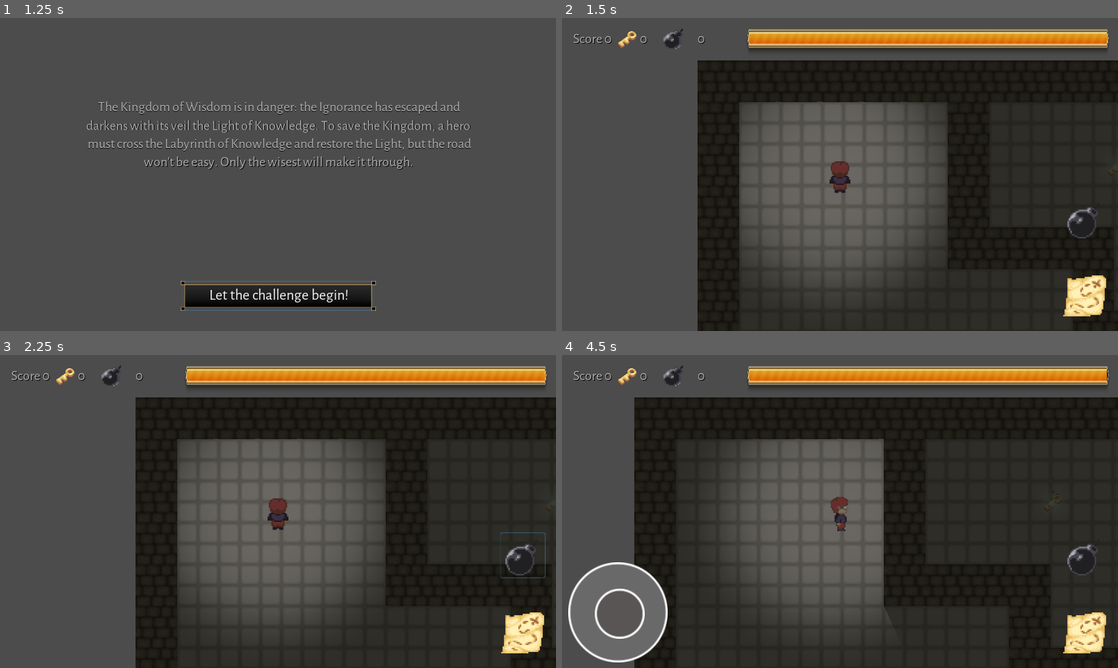
Above: before the commit, frames 1-4 (two rows, left to right).
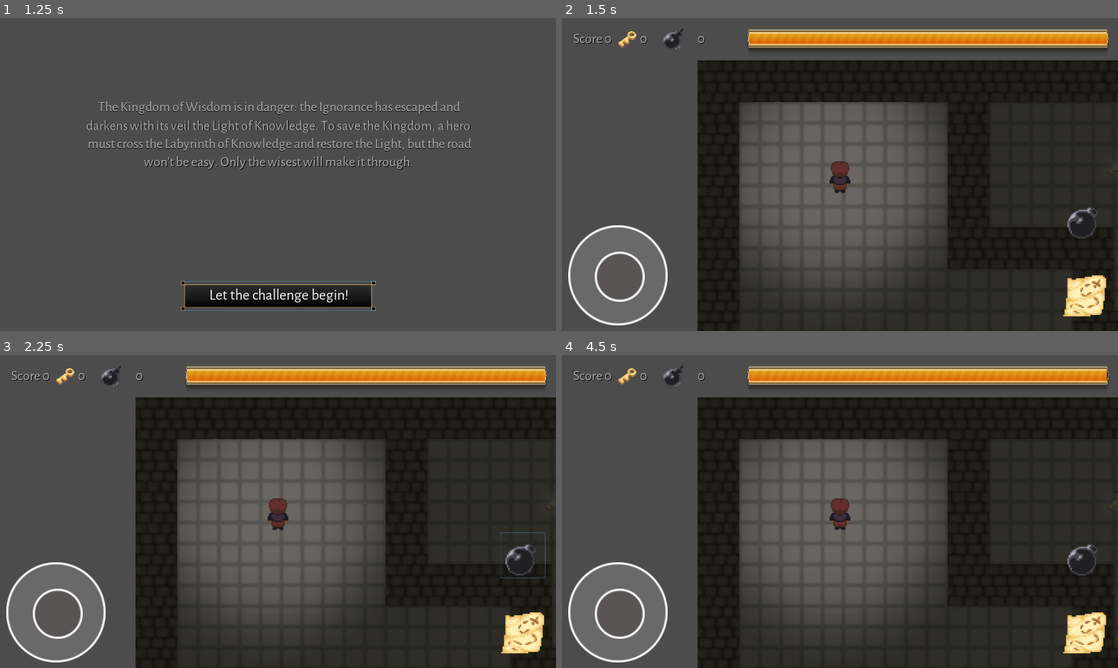
Above: after the commit, the same moments.

Repository: rogerdv/labyrinth
Game: Godot game, scene res://Scenes/main_menu.tscn
Same seed, same stepped clock (60 frames per second), same inputs: the game is played once before the commit and once after it.
Inputs (mouse positions are in pixels of both pictures, inside the frame that each line leads up to):
- Up to frame 1 (1.25 s): click "New game" at 0.5 s
- Up to frame 2 (1.5 s): click "Let the challenge begin!" at 1.25 s
- Up to frame 3 (2.25 s): click (522, 555) at 2 s
- Up to frame 4 (4.5 s): click (1084, 633) at 2.75 s; tap Enter at 3.5 s; move the mouse to (962, 495) at 3.52 s; hold Right 3.53-4.25 s; tap M at 3.6 s; click (962, 495) at 3.67 s; tap Space at 3.77 s; drag from (728, 527) to (1051, 505) at 4.27 s

Frame 1 is identical in both runs. In frame 2, 3.7% of the frame differs, in the area x 1-19%, y 66-99%; in frame 3, 3.7%; in frame 4, 17%, in the area x 13-100%, y 13-100%.

Commit message:
A lot of small fixes to problems detected during tests

Diff:
--- a/Scripts/SceneInfo.gd
+++ b/Scripts/SceneInfo.gd
@@ -40,6 +40,7 @@
 		if MapTimeCounter>6:
 			mapmode=false
 			get_node("../Camera2D").current = false
+			get_node("../CanvasModulate").visible = true
 			get_node("../player").ToggleCamera(true)
 			get_node("../player").map_mode = false
 			get_node("../CanvasLayer/UI").ui_visible(true)
--- a/Scripts/UI/InfoBar.gd
+++ b/Scripts/UI/InfoBar.gd
@@ -24,7 +24,8 @@
 	$Fire.visible = toggle
 	$Map.visible = toggle
 	$Cont.visible = toggle
-	$Sprite.visible = toggle
+	if OS.has_touchscreen_ui_hint():
+		$Sprite.visible = toggle
 
 func _on_Fire_pressed() -> void:
 	get_node("../../player").FireBomb()
--- a/UI/UI.tscn
+++ b/UI/UI.tscn
@@ -15,27 +15,27 @@
 [ext_resource path="res://Images/bomb.png" type="Texture" id=13]
 [ext_resource path="res://Images/bomb-1.png" type="Texture" id=14]
 
-[sub_resource type="StyleBoxTexture" id=6]
-texture = ExtResource( 14 )
-region_rect = Rect2( 0, 0, 64, 64 )
-
-[sub_resource type="StyleBoxTexture" id=5]
-texture = ExtResource( 14 )
-region_rect = Rect2( 0, 0, 64, 64 )
-
 [sub_resource type="StyleBoxTexture" id=1]
 texture = ExtResource( 14 )
 region_rect = Rect2( 0, 0, 64, 64 )
 
 [sub_resource type="StyleBoxTexture" id=2]
+texture = ExtResource( 14 )
+region_rect = Rect2( 0, 0, 64, 64 )
+
+[sub_resource type="StyleBoxTexture" id=3]
+texture = ExtResource( 14 )
+region_rect = Rect2( 0, 0, 64, 64 )
+
+[sub_resource type="StyleBoxTexture" id=4]
 texture = ExtResource( 11 )
 region_rect = Rect2( 0, 0, 64, 64 )
 
-[sub_resource type="StyleBoxTexture" id=3]
+[sub_resource type="StyleBoxTexture" id=5]
 texture = ExtResource( 11 )
 region_rect = Rect2( 0, 0, 64, 64 )
 
-[sub_resource type="StyleBoxTexture" id=4]
+[sub_resource type="StyleBoxTexture" id=6]
 texture = ExtResource( 11 )
 region_rect = Rect2( 0, 0, 64, 64 )
 
--- a/project.godot
+++ b/project.godot
@@ -28,11 +28,16 @@
 
 window/size/width=854
 window/size/height=480
+window/size/resizable=false
 window/stretch/mode="2d"
 
 [editor_plugins]
 
 enabled=PoolStringArray( "gut" )
+
+[input_devices]
+
+pointing/emulate_touch_from_mouse=true
 
 [locale]
 
Not shown: 1 places in Scenes/main_menu.tscn that only renumber resources
Not shown: 2 places in UI/UI.tscn that only renumber resources
